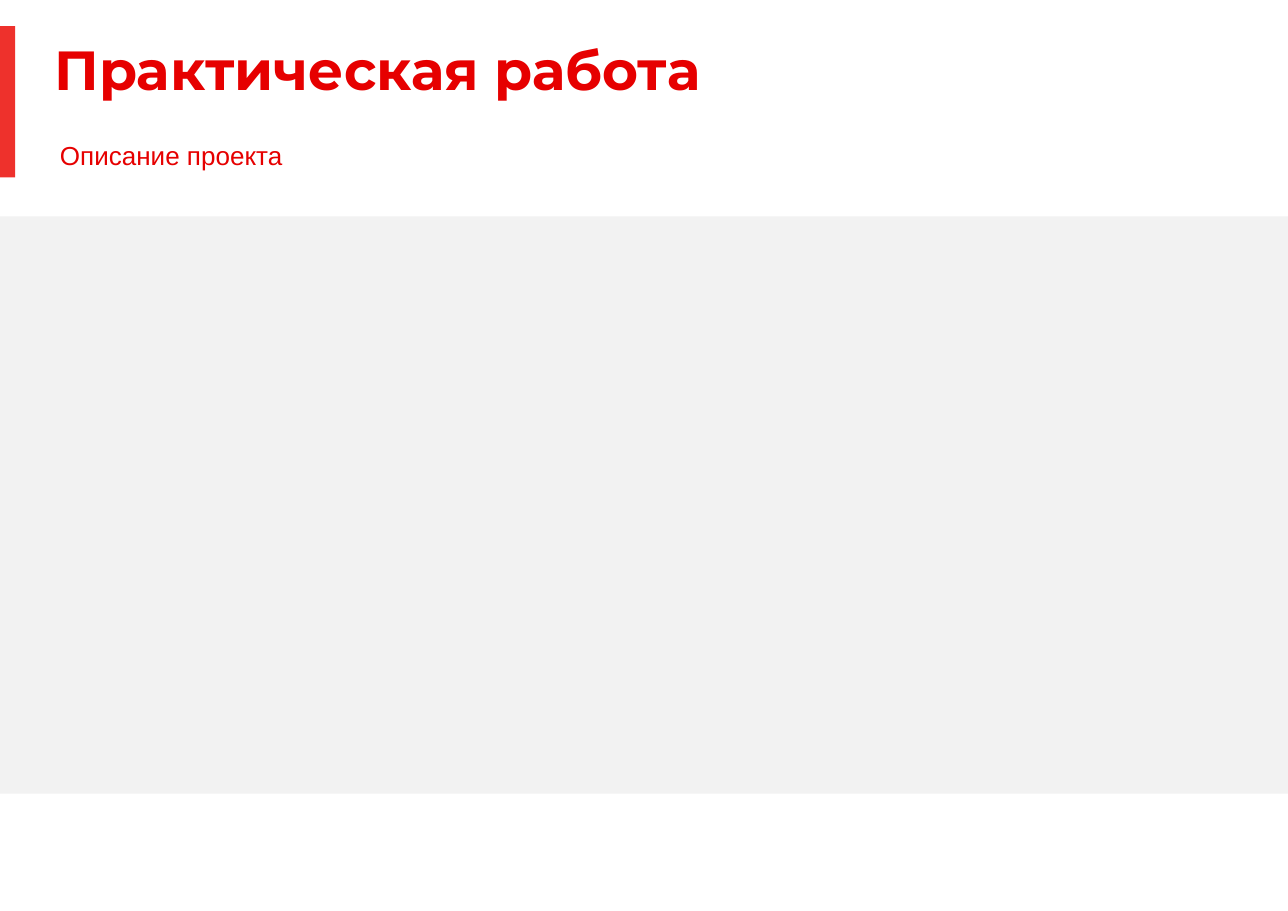
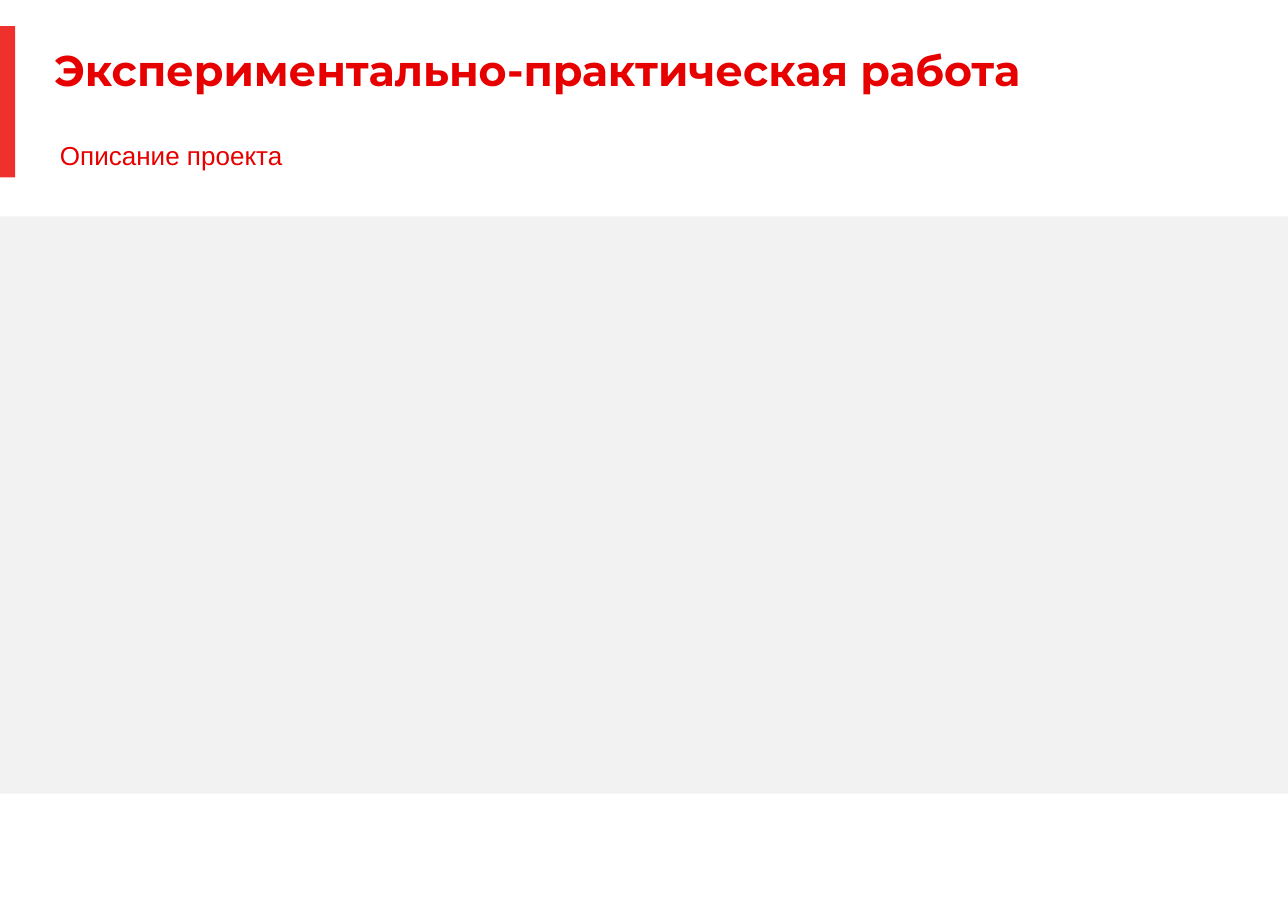
Before and after one commit to OlgaKraven/DKIP.PP.PM.05-method8cem, a slide deck: slide 4 of forms/Приложение к отчету.pptx. Drawn at 1288x911 pixels with LibreOffice and Linux fonts; fonts in the diff are those of the drawing; background and template pictures are left out. Boxes give left, top, right and bottom in pixels: in the first picture for what was removed or moved away, otherwise in the second. Text is boxed around its words. In the diff, an @@ line names an element or a change of style, - is before the commit and + after.

Commit message:
Preserve presentation section anchor and fit its heading

```diff
--- a/forms/Приложение к отчету.pptx
+++ b/forms/Приложение к отчету.pptx
@@ title at bbox=[54, 53, 1020, 95]: text changed; size 36 to 28 pt @@
-Практическая работа
+Экспериментально-практическая работа
```
Also in this commit, not shown: 1 other file.
